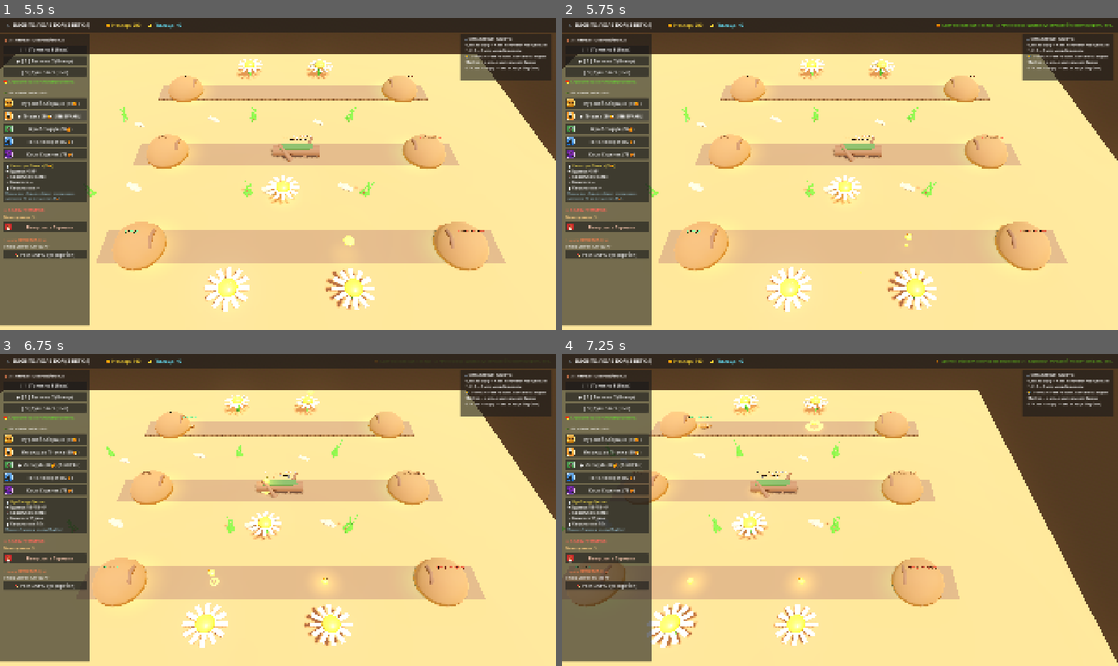
Above: before the commit, frames 1-4 (two rows, left to right).
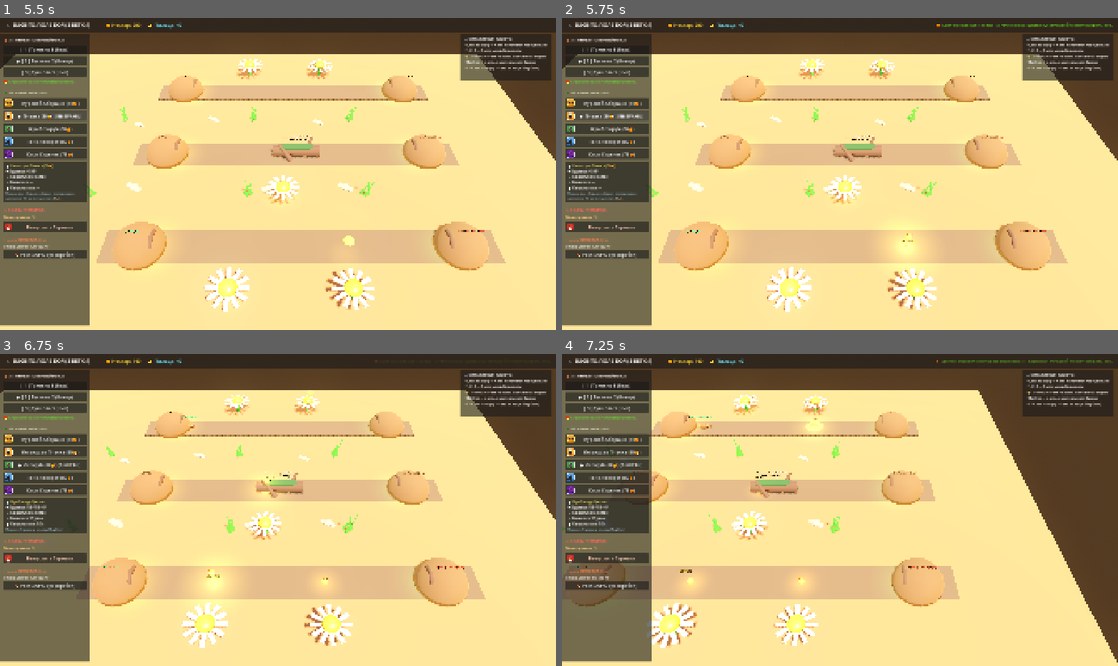
Above: after the commit, the same moments.

Repository: OLLEZHIK/game
Game: Godot game, scene res://scenes/main.tscn
Two runs of this game, one before a commit and one after it. Both use one fixed random seed, a clock stepped at 60 frames per second and the inputs below.
Inputs (mouse positions are in pixels of both pictures, inside the frame that each line leads up to):
- Up to frame 1 (5.5 s): click "[ 1 ] Туннель 1 (Верх)" at 0.5 s; click "▶ [ 2 ] Туннель 2 (Центр)" at 1.25 s; click "[ 3 ] Туннель 3 (Низ)" at 2 s; click "Муравей-Сборщик (40🍯)" at 2.75 s; click "▶ Муравей (40🍯) [ВЫБРАН]" at 3.5 s; click "Летающая Пчелка (50🍯)" at 4.25 s; click "▶ Пчелка (50🍯) [ВЫБРАНА]" at 5 s
- Up to frame 2 (5.75 s): no input
- Up to frame 3 (6.75 s): click "Жук-Лесоруб (60🍯)" at 5.75 s; tap Enter at 6.5 s; move the mouse to (400, 494) at 6.52 s; hold D from 6.53 s (still down); tap 1 at 6.6 s; click (400, 494) at 6.67 s
- Up to frame 4 (7.25 s): keep holding D; tap Space at 6.77, 7.07 s

Frame 1 is identical in both runs. In frame 2, 0.7% of the frame differs, in the area x 58-66%, y 67-83%; in frame 3, 0.7%, in the area x 35-52%, y 40-79%; in frame 4, less than 0.1%.
Error before the commit: Invalid assignment of property or key 'outline_color' with value of type 'Color' on a base object of type 'Label3D'. (res://scripts/props/flower.gd:222)

Commit message:
fix: resolve Label3D outline_modulate crash during flower nectar splash and add lane_manager null safety

Diff:
--- a/scripts/core/main.gd
+++ b/scripts/core/main.gd
@@ -246,11 +246,12 @@
 		return unit
 
 	# Land units follow the lane curve
-	var path = forest_map.lane_manager.get_lane_path(lane_idx)
-	if path and path.curve:
-		unit.initialize_on_lane(path.curve, lane_idx, false)
-
-	if lane_idx == 1 and forest_map.mid_obstacle:
+	if forest_map and forest_map.lane_manager:
+		var path = forest_map.lane_manager.get_lane_path(lane_idx)
+		if path and path.curve:
+			unit.initialize_on_lane(path.curve, lane_idx, false)
+
+	if lane_idx == 1 and forest_map and forest_map.mid_obstacle:
 		unit.target_obstacle = forest_map.mid_obstacle
 
 	unit.unit_selected.connect(_on_unit_selected)
--- a/scripts/props/flower.gd
+++ b/scripts/props/flower.gd
@@ -219,7 +219,7 @@
 	splash_lbl.text = "🍯 ВСПЛЕСК!"
 	splash_lbl.font_size = 28
 	splash_lbl.outline_size = 5
-	splash_lbl.outline_color = Color(0, 0, 0, 0.9)
+	splash_lbl.outline_modulate = Color(0, 0, 0, 0.9)
 	splash_lbl.modulate = Color(1.0, 0.9, 0.2)
 	splash_lbl.billboard = BaseMaterial3D.BILLBOARD_ENABLED
 	splash_lbl.pixel_size = 0.007
